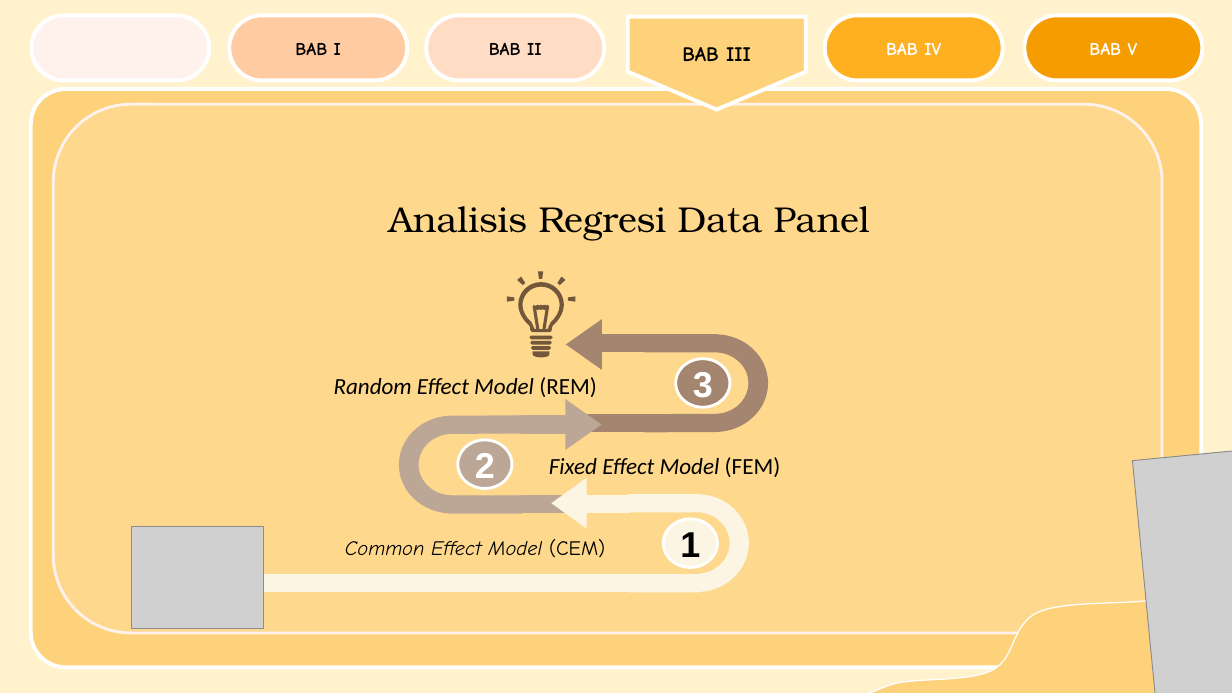
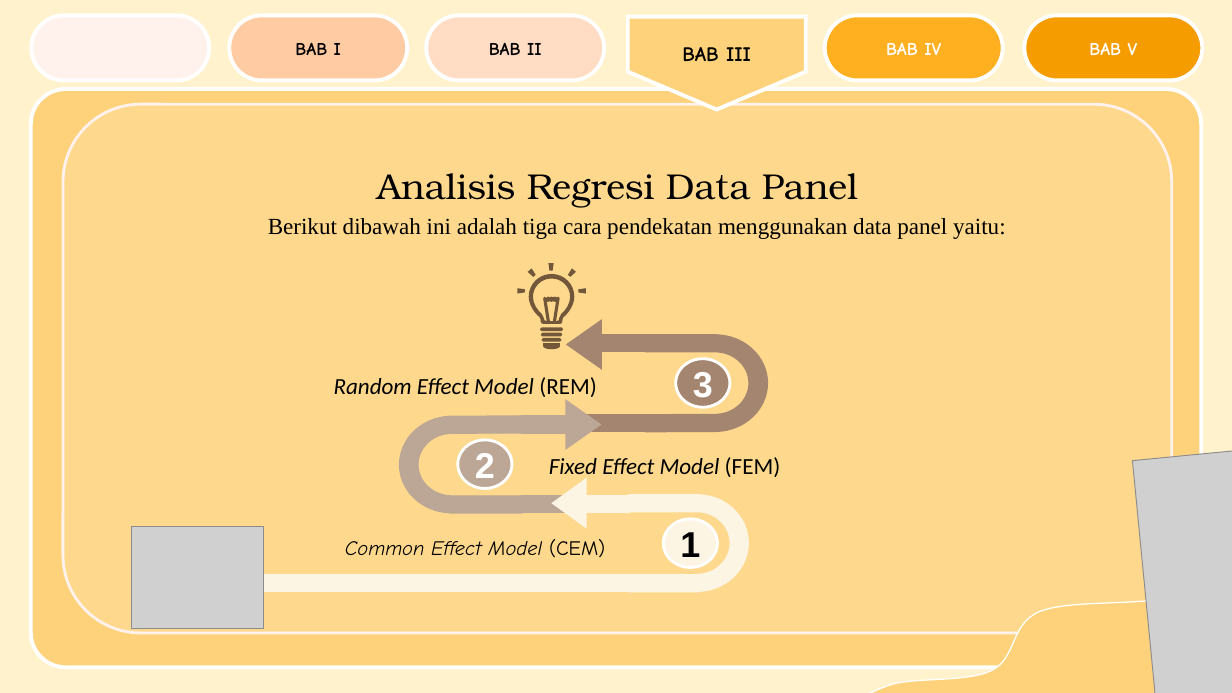
Before and after one commit to milanafsah31/skripsi, a slide deck: slide 6 of PPT SKRIPSI MILANAFSAH DZAHIRA.pptx (slide 12 before the commit). Drawn at 1232x693 pixels with LibreOffice and Linux fonts; fonts in the diff are those of the drawing; grey boxes stand for pictures; background and template pictures are left out. Boxes give left, top, right and bottom in pixels: in the first picture for what was removed or moved away, otherwise in the second. Text is boxed around its words. In the diff, an @@ line names an element or a change of style, - is before the commit and + after.

```diff
--- a/PPT SKRIPSI MILANAFSAH DZAHIRA.pptx
+++ b/PPT SKRIPSI MILANAFSAH DZAHIRA.pptx
@@ rounded rectangle: place and size @@
-rounded rectangle at (54,104,1163,633)
+rounded rectangle at (63,104,1172,633)
@@ text "Analisis Regresi Data Panel": place and size @@
-text "Analisis Regresi Data Panel" at (389,206,870,241)
+text "Analisis Regresi Data Panel" at (377,173,858,208)
@@ text added at (268,218,1006,239), 18 pt, text #000000 @@
+Berikut dibawah ini adalah tiga cara pendekatan menggunakan data panel yaitu:
@@ 7 freeform shapes: place and size @@
-7 freeform shapes at (506,272,575,358)
+7 freeform shapes at (518,263,586,349)
```
Also in this commit, not shown: 7 other slides changed, 14 slides added, 11 slides removed, 1 other file.
